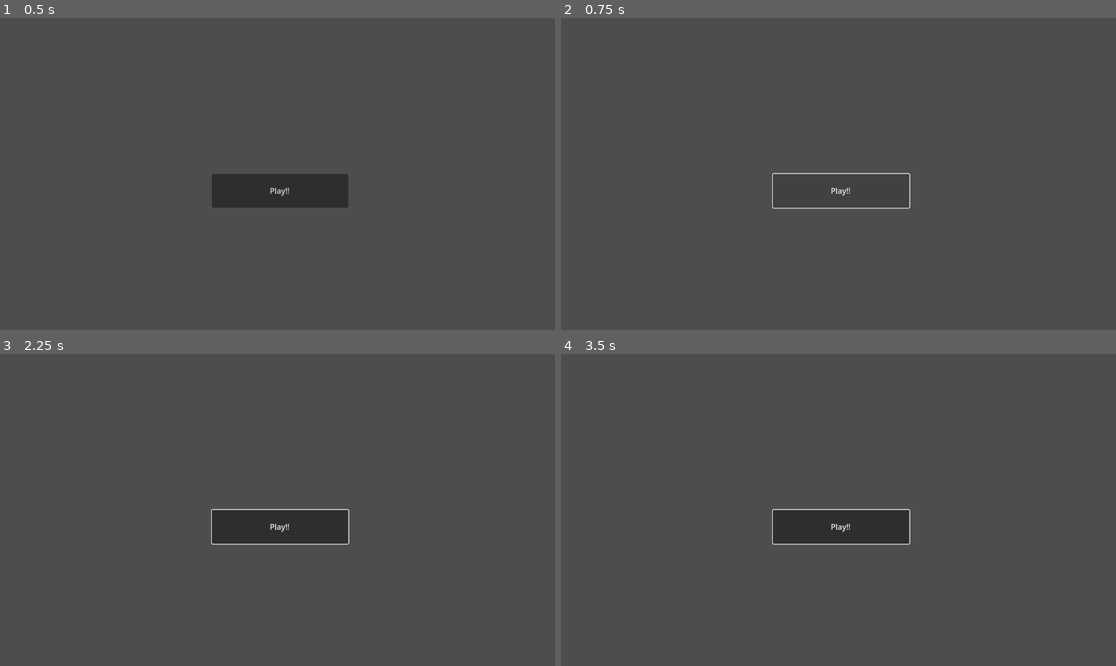
Above: before the commit, frames 1-4 (two rows, left to right).
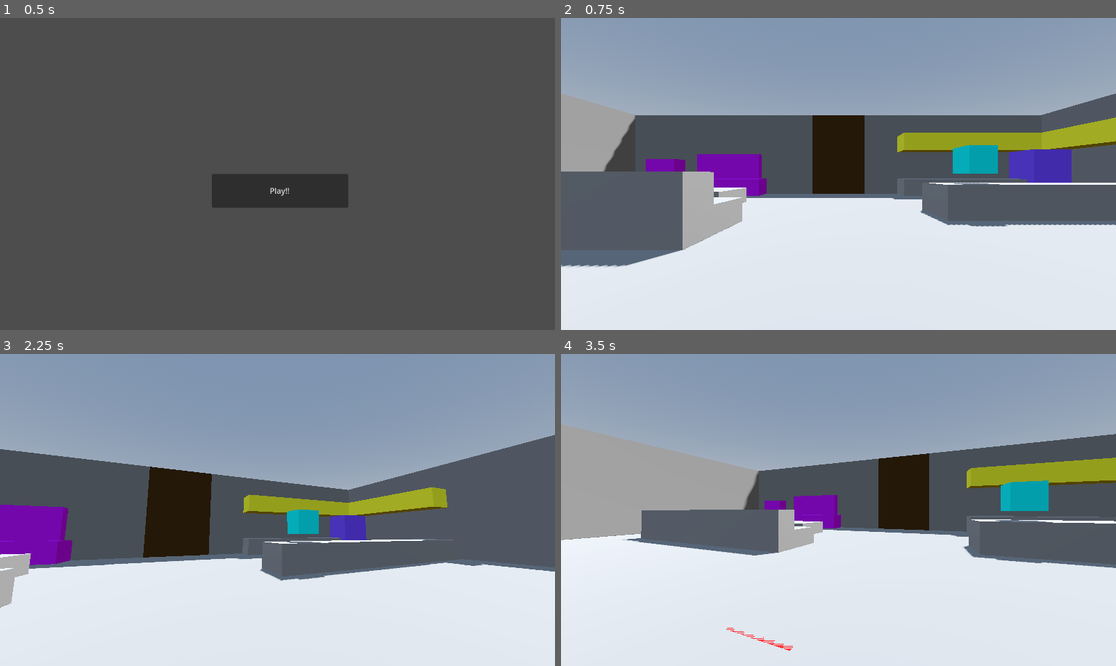
Above: after the commit, the same moments.

Repository: viamill/spooky-jam-2025
Game: Godot game, scene res://src/main_menu.tscn
The game is run twice, just before and just after one commit, with the same random seed, the same clock (stepped at 60 frames per second) and the same inputs.
Inputs (mouse positions are in pixels of both pictures, inside the frame that each line leads up to):
- Up to frame 1 (0.5 s): no input
- Up to frame 2 (0.75 s): click "Play!!" at 0.5 s
- Up to frame 3 (2.25 s): click (277, 525) at 1.25 s, where only the run before the commit has a clickable "Play!!"; tap Enter at 2 s; move the mouse to (399, 494) at 2.02 s; press the mouse at (399, 494) at 2.03 s; hold D (move_right) from 2.03 s (still down)
- Up to frame 4 (3.5 s): move the mouse to (727, 525) at 2.77 s; release D (move_right) at 2.78 s; release the mouse at (727, 525) at 2.78 s; hold S (move_backward) from 2.78 s (still down); click (727, 525) at 2.85 s

Frame 1 is identical in both runs. In frame 2, 79% of the frame differs, in the area x 0-100%, y 0-100%; in frame 3, 80%; in frame 4, 86%.
Error before the commit: Parse Error: Cannot find member "BROKEN" in base "game_manager.gd.Anomaly". (res://src/globals/ghost_class.gd:11)

Commit message:
TempCommitForMerge

Diff:
--- a/src/anomalies/anom_item.gd
+++ b/src/anomalies/anom_item.gd
@@ -1,6 +1,7 @@
 class_name AnomItem
 extends Node3D
 
+@export var anom_type: GameManager.AnomalyType
 @export var norm_version: Node3D
 @export var anom_version: Node3D
 var cleansed = true
--- a/src/game.gd
+++ b/src/game.gd
@@ -1,14 +1,24 @@
 extends Node
 
+#This takes type of anomaly and sets
+@onready var player: Player = $House_Level/Player
+@onready var anomaly: GameManager.AnomalyType
+var anomaly_cleansed = true
 
-@onready var player: Player = $House_Level/Player
-@onready var anomaly: GameManager.Anomaly
-var anomaly_cleansed = true
+@onready var broken_anom_parent: Node = $BrokenAnomParent
+@onready var placed_anom_parent: Node = $PlacedAnomParent
+@onready var moved_anom_parent: Node = $MovedAnomParent
+@onready var electronic_anom_parent: Node = $ElectronicAnomParent
+@onready var visual_anom_parent: Node = $VisualAnomParent
+@onready var audio_anom_parent: Node = $AudioAnomParent
+
+
+#Needs array of objects
 
 func _ready() -> void:
 	InputStack.register_input_callback(player.handle_input)
 	set_anomaly()
 
-func set_anomaly():
+func set_anomaly() -> void:
 	anomaly = GameManager.cur_anomaly
 	print(anomaly)
--- a/src/game.tscn
+++ b/src/game.tscn
@@ -1,14 +1,29 @@
-[gd_scene load_steps=4 format=3 uid="uid://ctgqoehp6yfro"]
+[gd_scene load_steps=5 format=3 uid="uid://ctgqoehp6yfro"]
 
 [ext_resource type="Script" uid="uid://c3sw6fi03be47" path="res://src/game.gd" id="1_xq6wo"]
 [ext_resource type="PackedScene" uid="uid://cpdl6ffkel75e" path="res://src/player/player.tscn" id="2_3msxb"]
-[ext_resource type="PackedScene" uid="uid://cd02mm4ktaqrk" path="res://temp/House_Level.tscn" id="2_xq6wo"]
+[ext_resource type="PackedScene" uid="uid://caaom1nmuj0y8" path="res://temp/house_level.tscn" id="2_xq6wo"]
+[ext_resource type="PackedScene" uid="uid://c76xsf036oouh" path="res://src/anomalies/mirror_item.tscn" id="4_kc8ui"]
 
 [node name="Game" type="Node"]
 script = ExtResource("1_xq6wo")
 
-[node name="House Level" parent="." instance=ExtResource("2_xq6wo")]
+[node name="House_Level" parent="." instance=ExtResource("2_xq6wo")]
 
-[node name="Player" parent="House Level" instance=ExtResource("2_3msxb")]
+[node name="Player" parent="House_Level" instance=ExtResource("2_3msxb")]
 transform = Transform3D(1, 0, 0, 0, 1, 0, 0, 0, 1, 0, 0.5, 0)
 walk_speed = 2.0
+
+[node name="BrokenAnomParent" type="Node" parent="."]
+
+[node name="MirrorItem" parent="BrokenAnomParent" instance=ExtResource("4_kc8ui")]
+
+[node name="PlacedAnomParent" type="Node" parent="."]
+
+[node name="MovedAnomParent" type="Node" parent="."]
+
+[node name="ElectronicAnomParent" type="Node" parent="."]
+
+[node name="VisualAnomParent" type="Node" parent="."]
+
+[node name="AudioAnomParent" type="Node" parent="."]
--- a/src/globals/game_manager.gd
+++ b/src/globals/game_manager.gd
@@ -1,20 +1,60 @@
 extends Node
 
-enum Anomaly {NONE, TEST1, TEST2, TEST3}
-enum GhostType {TEST}
+enum GhostType {POLTERGEIST, DEMON, BANSHEE, WRAITH}
+enum AnomalyType {NONE, BROKEN, PLACED, MOVED, ELECTRONIC, VISUAL, AUDIO}
+
 
 var ghost : Ghost
-var cur_anomaly : Anomaly
+var cur_anomaly : AnomalyType
 
+#On game start, a ghost is chosen and the scene is loaded without an anomaly
 func start_game():
 	ghost = Ghost.new()
-	cur_anomaly = Anomaly.NONE
+	cur_anomaly = AnomalyType.NONE
 	get_tree().change_scene_to_file("res://src/game.tscn")
 
+#The game continues until all anomalies are popped from the array
 func next():
-	var next_anomaly = ghost.anomalies.pop_back()
+	var next_anomaly = ghost.possible_anomalies.pop_back()
 	if next_anomaly != null:
 		cur_anomaly = next_anomaly
 		get_tree().change_scene_to_file("res://src/game.tscn")
 	else:
+		#TODO: Create ghost choosing
 		print("GAME WIN")
+
+
+
+
+
+"""
+Choose random ghost
+Take list of anoms, shuffles, loads scene without any anomolies
+goto bed
+LOOP:
+	either one or 0 anomalies
+	if no anoms, go to bed.
+	if tere is, clense with sage then bed
+	if survived all days
+		then choose which ghost you think it is.
+
+
+BrokenAnom
+	List of items
+PlacedAnom
+	List of items
+		List of locations
+MovedAnom
+	List of items
+ElectronicAnom
+	List of items
+VisualAnom
+	List of items
+		List of locations
+AudioAnom
+	List of items
+
+
+getchildren.sort()
+
+"""
--- a/src/globals/ghost_class.gd
+++ b/src/globals/ghost_class.gd
@@ -1,16 +1,17 @@
 class_name Ghost extends Node
 
 var type : GameManager.GhostType
-var anomalies : Array[GameManager.Anomaly]
+var possible_anomalies : Array[GameManager.AnomalyType]
+
 
 func _init() -> void:
 	var g_index = randi_range(0, 1)
 	match g_index:
 		0:
-			type = GameManager.GhostType.TEST
-			anomalies = [GameManager.Anomaly.BROKEN, GameManager.Anomaly.PLACED, GameManager.Anomaly.NONE, GameManager.Anomaly.NONE, GameManager.Anomaly.NONE]
-			anomalies.shuffle()
+			type = GameManager.GhostType.DEMON
+			possible_anomalies = [GameManager.AnomalyType.BROKEN, GameManager.AnomalyType.PLACED, GameManager.AnomalyType.NONE, GameManager.AnomalyType.NONE, GameManager.AnomalyType.NONE]
+			possible_anomalies.shuffle()
 		1:
-			type = GameManager.GhostType.TEST
-			anomalies = [GameManager.Anomaly.NONE, GameManager.Anomaly.AUDIO, GameManager.Anomaly.VISUAL, GameManager.Anomaly.NONE, GameManager.Anomaly.NONE]
-			anomalies.shuffle()
+			type = GameManager.GhostType.BANSHEE
+			possible_anomalies = [GameManager.AnomalyType.NONE, GameManager.AnomalyType.AUDIO, GameManager.AnomalyType.VISUAL, GameManager.AnomalyType.NONE, GameManager.AnomalyType.NONE]
+			possible_anomalies.shuffle()
Not shown: 1 places in temp/House_Level.tscn that only renumber resources
